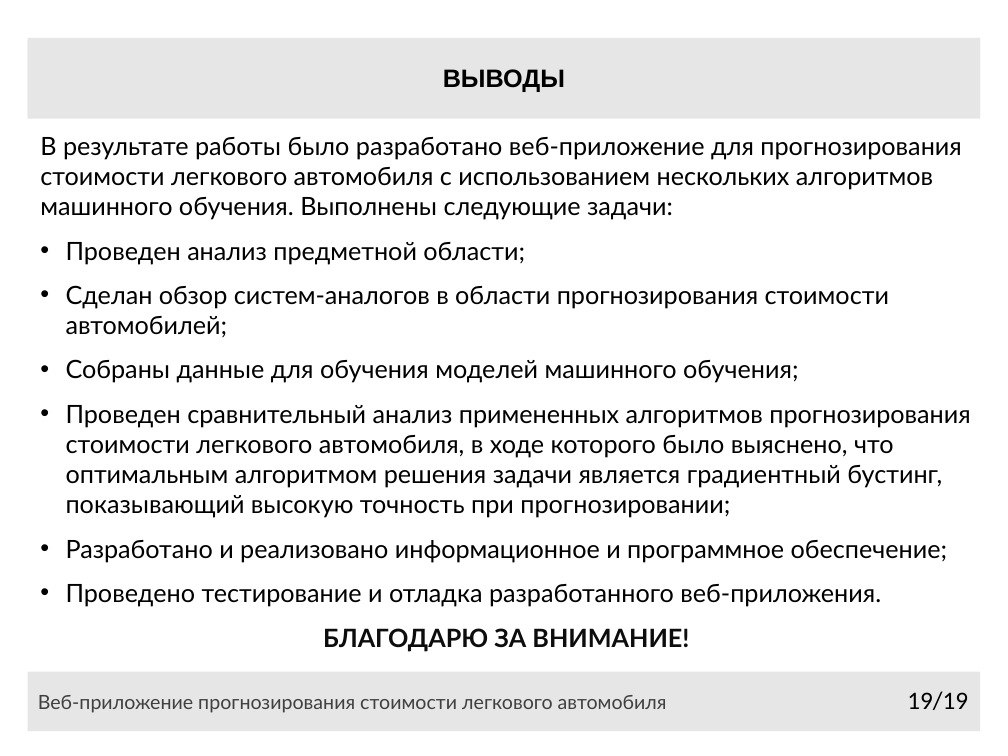
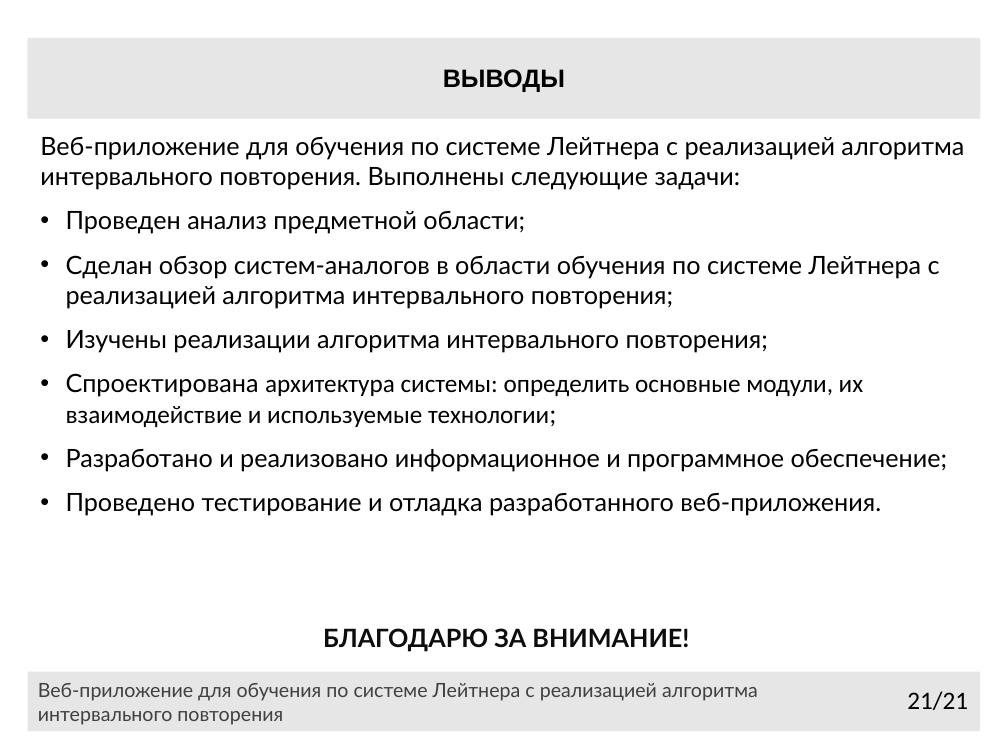
Before and after one commit to darik-cell/diplom, a slide deck: slide 21 of Презентация_Алёнушка_6401.pptx (slide 19 before the commit). Drawn at 1008x756 pixels with LibreOffice and Linux fonts; fonts in the diff are those of the drawing. Boxes give left, top, right and bottom in pixels: in the first picture for what was removed or moved away, otherwise in the second. Text is boxed around its words. In the diff, an @@ line names an element or a change of style, - is before the commit and + after.

```diff
--- a/Презентация_Алёнушка_6401.pptx
+++ b/Презентация_Алёнушка_6401.pptx
@@ text at [40,137,964,190]: text changed @@
-В результате работы было разработано веб-приложение для прогнозирования стоимости легкового автомобиля с использованием нескольких алгоритмов машинного обучения. Выполнены следующие задачи:
+Веб-приложение для обучения по системе Лейтнера с реализацией алгоритма
+интервального повторения. Выполнены следующие задачи:
@@ text at [66,255,940,427]: text changed @@
-• Сделан обзор систем-аналогов в области прогнозирования стоимости автомобилей;
-• Собраны данные для обучения моделей машинного обучения;
-• Проведен сравнительный анализ примененных алгоритмов прогнозирования стоимости легкового автомобиля, в ходе которого было выяснено, что оптимальным алгоритмом решения задачи является градиентный бустинг, показывающий высокую точность при прогнозировании;
+• Сделан обзор систем-аналогов в области обучения по системе Лейтнера с реализацией алгоритма интервального повторения;
+• Изучены реализации алгоритма интервального повторения;
+• Спроектирована архитектура системы: определить основные модули, их взаимодействие и используемые технологии;
@@ text in rectangle at [38,683,758,725]: text changed @@
-Веб-приложение прогнозирования стоимости легкового автомобиля
+Веб-приложение для обучения по системе Лейтнера с реализацией алгоритма
+интервального повторения
@@ page number at [907,691,968,710]: text changed @@
-19/19
+21/21
```
Also in this commit, not shown: 15 other slides changed, 4 slides added, 2 slides removed, 3 other files.
